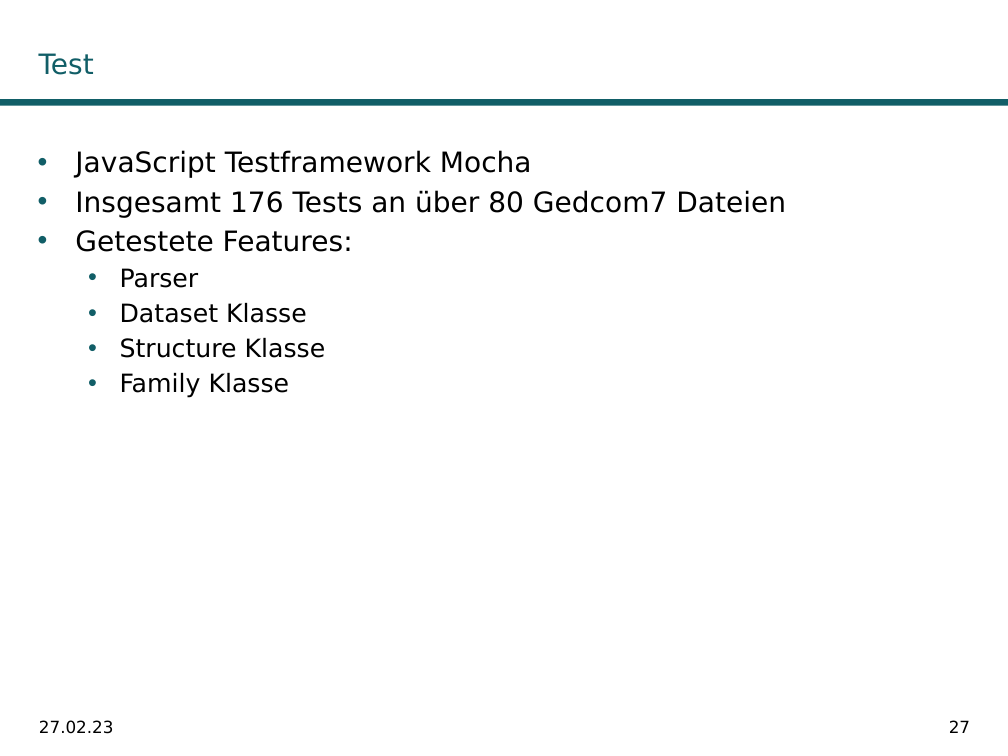
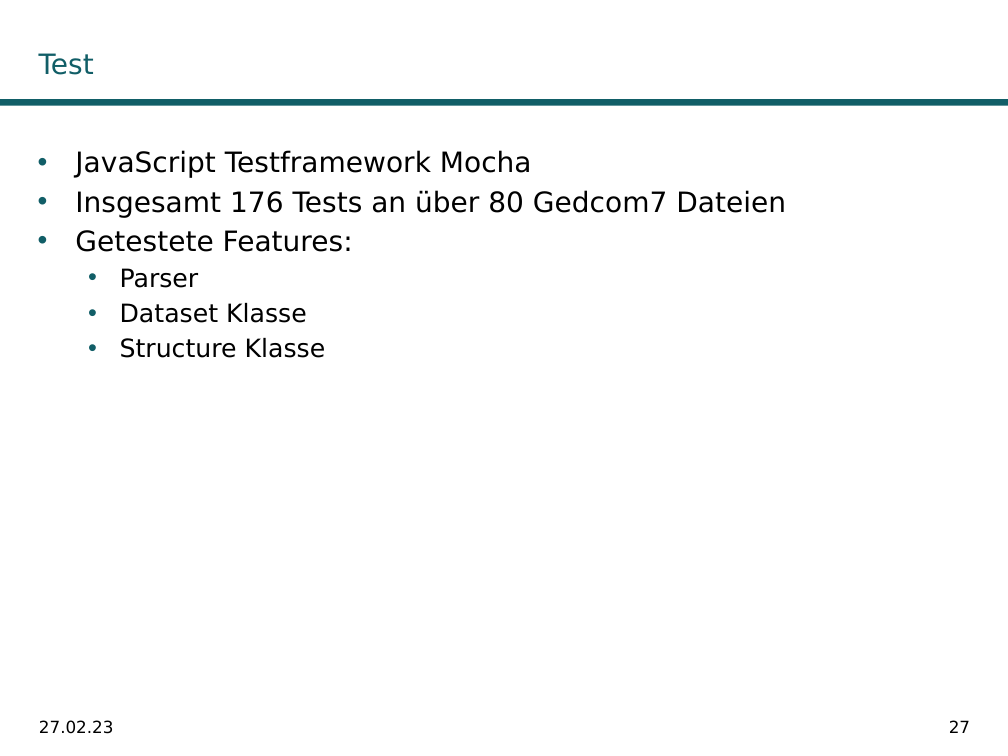
Before and after one commit to DwieDave/gedcom.js, a slide deck: slide 27 of doc/PraesentationKopie.pptx. Drawn at 1008x756 pixels with LibreOffice and Linux fonts; fonts in the diff are those of the drawing; background and template pictures are left out. Boxes give left, top, right and bottom in pixels: in the first picture for what was removed or moved away, otherwise in the second. Text is boxed around its words. In the diff, an @@ line names an element or a change of style, - is before the commit and + after.

Commit message:
modified: Tests slide

```diff
--- a/doc/PraesentationKopie.pptx
+++ b/doc/PraesentationKopie.pptx
@@ text at <box>120,373,290,398</box>: paragraph removed @@
-  • Family Klasse
```
